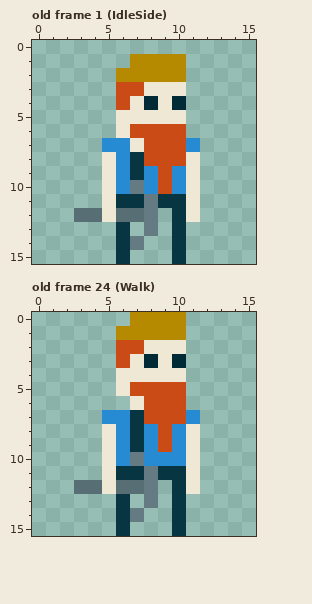
One commit to this pixel-art file: assets/char.aseprite. The first picture shows the starting point.
16x16 pixels, 26 frames. Shown: old frame 1 (IdleSide), old frame 24 (Walk). The commit also changed other frames, which this record leaves out.
After:
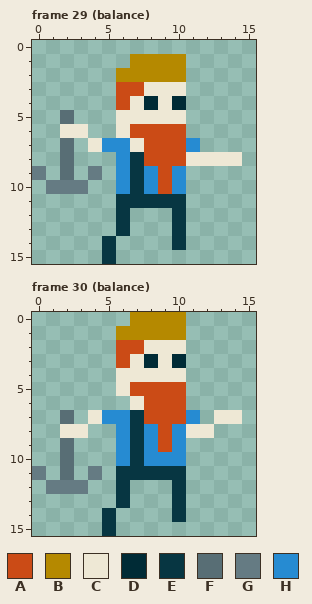
Palette (. is transparent): A #cb4b16  B #b58900  C #eee8d5  D #002b36  E #073642  F #586e75  G #657b83  H #268bd2
A new or re-ordered frame is compared with the old frame closest to it.
The edit:
frames 26 -> 30
Changed rows in their new state; - is an unchanged pixel.
Frame 29 (balance) is new; against old frame 1 (IdleSide), layers "Pickaxe", "Body":
first column x 0:
 5 --F------------
 6 --CC-----------
 7 --F-C----------
 8 --F--.------CCC
 9 G-F-G.-----.---
10 -GGG-.-E---.---
11 -----.--E--.---
12 ---...E..--.---
13 --------.------
14 -----E..-------
15 -----E.---.----
Frame 30 (balance) is new; against old frame 24 (Walk), layers "Pickaxe", "Body":
first column x 0:
 7 --F-C--------CC
 8 --CC-.------C--
 9 --F--.-----.---
10 --F--.-E---.---
11 G-F-G.--E--.---
12 -GGG..E..--.---
13 --------.------
14 -----E..-------
15 -----E.---.----
Boxes around the changes in both pictures, in picture pixels (x1, y1, x2, y2):
changed: (32, 110, 242, 264)
changed: (32, 410, 242, 536)
